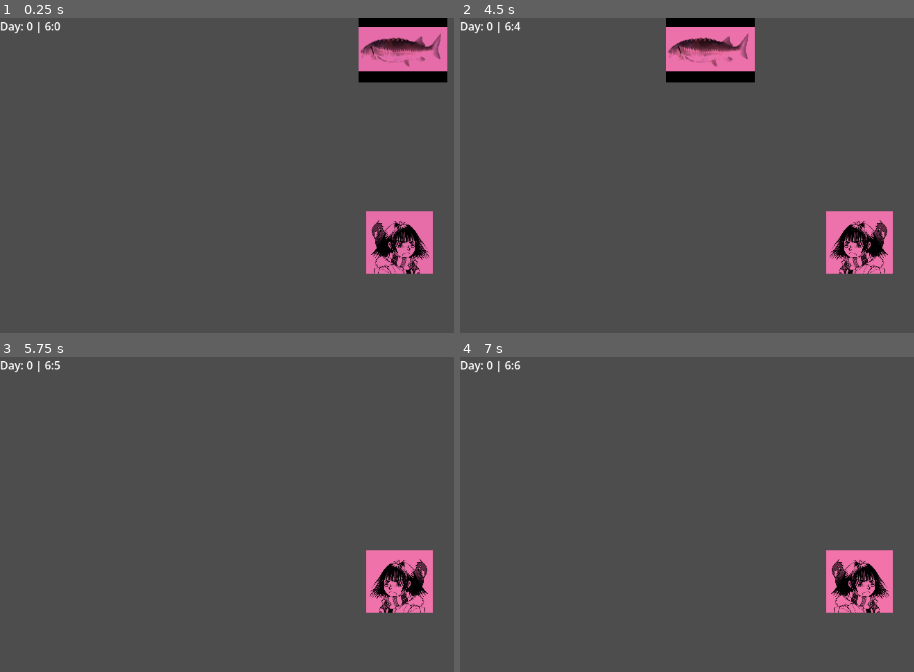
Above: before the commit, frames 1-4 (two rows, left to right).
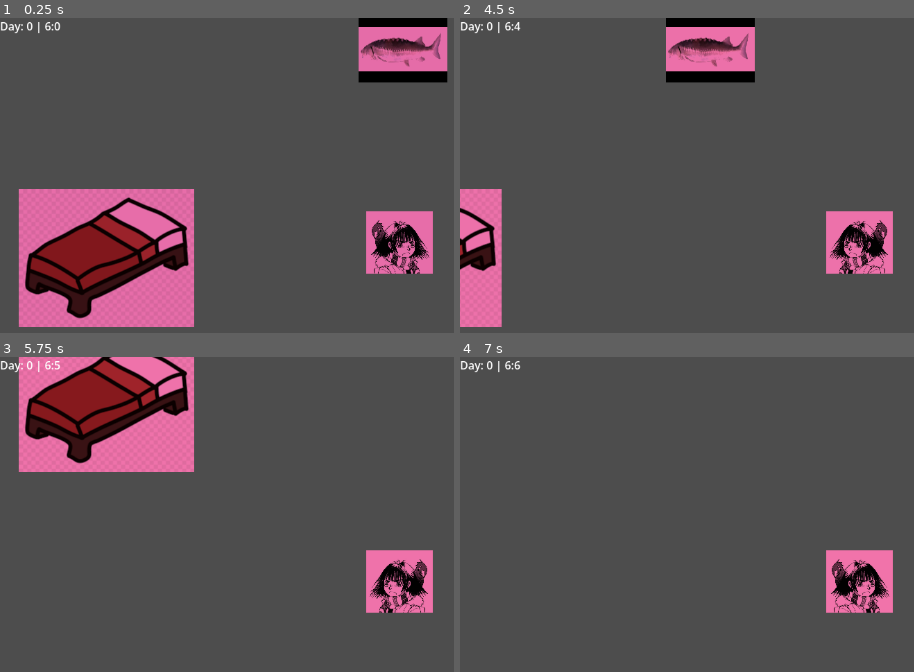
Above: after the commit, the same moments.

Repository: moliloo/comfy-jam-summer-2026
Game: Godot game, scene res://scenes/temporary/scene.tscn
Same seed, same stepped clock (60 frames per second), same inputs: the game is played once before the commit and once after it.
Inputs:
- Up to frame 1 (0.25 s): no input
- Up to frame 2 (4.5 s): tap Enter at 0.5, 2.75 s; hold D (move_right) 0.53-1.28 s; tap E (interact) every 0.75 s from 0.6 to 4.35 s; hold S (move_down) 1.28-2.03 s; tap Space at 2 s; hold D (move_right) 2.03-2.78 s; hold W (move_up) 2.78-3.53 s; hold A (move_left) from 3.53 s (still down)
- Up to frame 3 (5.75 s): release A (move_left) at 5.03 s; hold S (move_down) from 5.03 s (still down); tap E (interact) at 5.1 s
- Up to frame 4 (7 s): release S (move_down) at 5.78 s; hold D (move_right) 5.78-6.53 s; tap E (interact) at 5.85, 6.6 s; hold W (move_up) from 6.53 s (still down)

The runs differ from the first frame. In frame 1, 17% of the frame differs, in the area x 3-43%, y 54-99%; in frame 2, 4.1%; in frame 3, 14%; in frame 4, nothing differs.

Commit message:
feat: add next day system, create bed scene, add day summary scene

Diff:
--- /dev/null
+++ b/items/bed/scene.tscn
@@ -0,0 +1,21 @@
+[gd_scene format=3 uid="uid://bijp5ebkpa37"]
+
+[ext_resource type="Script" uid="uid://b8awtlb270aa1" path="res://items/bed/script.gd" id="1_38lpk"]
+[ext_resource type="Texture2D" uid="uid://bbj8e0vp5h4ky" path="res://assets/temporary/bed.png" id="1_76j41"]
+
+[sub_resource type="CircleShape2D" id="CircleShape2D_38lpk"]
+radius = 134.97408
+
+[node name="Bed" type="Node2D" unique_id=1066886043]
+script = ExtResource("1_38lpk")
+
+[node name="Sprite2D" type="Sprite2D" parent="." unique_id=1913970390]
+texture = ExtResource("1_76j41")
+
+[node name="Area2D" type="Area2D" parent="." unique_id=1897005259]
+
+[node name="CollisionShape2D" type="CollisionShape2D" parent="Area2D" unique_id=321353285]
+shape = SubResource("CircleShape2D_38lpk")
+
+[connection signal="body_entered" from="Area2D" to="." method="_on_area_2d_body_entered"]
+[connection signal="body_exited" from="Area2D" to="." method="_on_area_2d_body_exited"]
--- /dev/null
+++ b/items/bed/script.gd
@@ -0,0 +1,26 @@
+extends Node2D
+class_name Bed
+
+var can_interact = false;
+var entity: Player;
+
+@export var day_night_cycle: DayNightCycle
+
+func _physics_process(delta: float) -> void:
+	if can_interact:
+		if Input.is_action_just_pressed('interact'):
+			GlobalVariables.set_player_position(entity.get_global_position());
+			day_night_cycle.next_day()
+			get_tree().change_scene_to_file('res://scenes/day_summary/scene.tscn');
+
+
+func _on_area_2d_body_entered(body: Node2D) -> void:
+	if body as Player == null: return;
+	entity = body;
+	can_interact = true;
+
+
+func _on_area_2d_body_exited(body: Node2D) -> void:
+	if body as Player == null: return
+	entity = null;
+	can_interact = false;
--- /dev/null
+++ b/scenes/day_summary/scene.tscn
@@ -0,0 +1,37 @@
+[gd_scene format=3 uid="uid://d3yto25umyk0d"]
+
+[ext_resource type="Script" uid="uid://dtf8ouwpeoprt" path="res://scenes/day_summary/script.gd" id="1_5jmor"]
+
+[sub_resource type="Gradient" id="Gradient_5jmor"]
+colors = PackedColorArray(0.21960784, 0.21960784, 0.21960784, 1, 0.21907826, 0.21907826, 0.21907826, 1)
+
+[sub_resource type="GradientTexture1D" id="GradientTexture1D_5r7hn"]
+gradient = SubResource("Gradient_5jmor")
+
+[node name="DailySummary" type="Node2D" unique_id=1856163564]
+script = ExtResource("1_5jmor")
+
+[node name="TextureRect" type="TextureRect" parent="." unique_id=1688189802]
+offset_right = 1147.0
+offset_bottom = 647.0
+texture = SubResource("GradientTexture1D_5r7hn")
+
+[node name="BoxContainer" type="BoxContainer" parent="." unique_id=1405909014]
+offset_left = 443.0
+offset_top = 258.0
+offset_right = 527.0
+offset_bottom = 287.0
+
+[node name="Button" type="Button" parent="BoxContainer" unique_id=23678548]
+custom_minimum_size = Vector2(140, 0)
+layout_mode = 2
+
+[node name="Label" type="Label" parent="BoxContainer/Button" unique_id=650019505]
+layout_mode = 0
+offset_left = 29.0
+offset_top = 1.0
+offset_right = 109.0
+offset_bottom = 32.0
+text = "Next Day"
+
+[connection signal="pressed" from="BoxContainer/Button" to="." method="_on_button_pressed"]
--- /dev/null
+++ b/scenes/day_summary/script.gd
@@ -0,0 +1,25 @@
+extends Node2D
+class_name DaySummary
+
+var can_interact = false;
+var entity: Player;
+
+func _physics_process(delta: float) -> void:
+	if can_interact:
+		if Input.is_action_just_pressed('interact'):
+			GlobalVariables.set_player_position(entity.get_global_position());
+			get_tree().change_scene_to_file('res://cute_horror/tamagotchi/scene.tscn');
+
+func _on_area_2d_body_entered(body: Node2D) -> void:
+	if body as Player == null: return;
+	entity = body;
+	can_interact = true;
+
+func _on_area_2d_body_exited(body: Node2D) -> void:
+	if body as Player == null: return
+	entity = null;
+	can_interact = false;
+
+
+func _on_button_pressed() -> void:
+	get_tree().change_scene_to_file('res://scenes/temporary/scene.tscn');
--- a/scenes/temporary/scene.tscn
+++ b/scenes/temporary/scene.tscn
@@ -6,6 +6,7 @@
 [ext_resource type="PackedScene" uid="uid://cgepphevhcbu8" path="res://cute_horror/aquarium/scene.tscn" id="2_4rfli"]
 [ext_resource type="Texture2D" uid="uid://bkpc1kjm4t2xn" path="res://assets/daynightcycle-gradient-texture.tres" id="2_7jgaf"]
 [ext_resource type="PackedScene" uid="uid://dlxwnbbcb7mly" path="res://ui/day_night_cycle_ui/scene.tscn" id="5_d0dyj"]
+[ext_resource type="PackedScene" uid="uid://bijp5ebkpa37" path="res://items/bed/scene.tscn" id="7_brd7f"]
 
 [node name="Scene" type="Node2D" unique_id=59418411]
 script = ExtResource("1_bqjnb")
@@ -24,3 +25,7 @@
 
 [node name="DayNightCycleUI" parent="UI" unique_id=1135673272 node_paths=PackedStringArray("day_cycle") instance=ExtResource("5_d0dyj")]
 day_cycle = NodePath("../../CanvasModulate")
+
+[node name="Bed" parent="." unique_id=1066886043 node_paths=PackedStringArray("day_night_cycle") instance=ExtResource("7_brd7f")]
+position = Vector2(144, 347)
+day_night_cycle = NodePath("../CanvasModulate")
--- a/script/day_night_cycle.gd
+++ b/script/day_night_cycle.gd
@@ -44,3 +44,13 @@
 		past_minute = minute
 		time_tick.emit(day, hour, minute)
 		GlobalVariables.save_time(time)
+
+func next_day():
+	GlobalVariables.set_day_count()
+	var day_count = GlobalVariables.get_day_count()
+
+	var total_minutes: int = day_count * MINUTES_PER_DAY + INITIAL_HOUR * MINUTES_PER_HOUR
+	var new_time: float = float(total_minutes) * IN_GAME_TO_REAL_MINUTE_DURATION
+
+	time = new_time
+	GlobalVariables.save_time(new_time)
--- a/script/global_variables.gd
+++ b/script/global_variables.gd
@@ -3,6 +3,7 @@
 var player_spawn_position = null
 
 var saved_time
+var saved_day_count: int
 
 func set_player_position(position: Vector2):
 	player_spawn_position = position;
@@ -17,3 +18,10 @@
 
 func get_saved_time():
 	return saved_time
+
+func set_day_count():
+	saved_day_count += 1
+
+func get_day_count():
+	if not saved_day_count: return 1
+	return saved_day_count
Binary file added: assets/temporary/bed.png
Not shown, added: assets/temporary/bed.png.import
Not shown, added: items/bed/script.gd.uid
Not shown, added: scenes/day_summary/script.gd.uid
